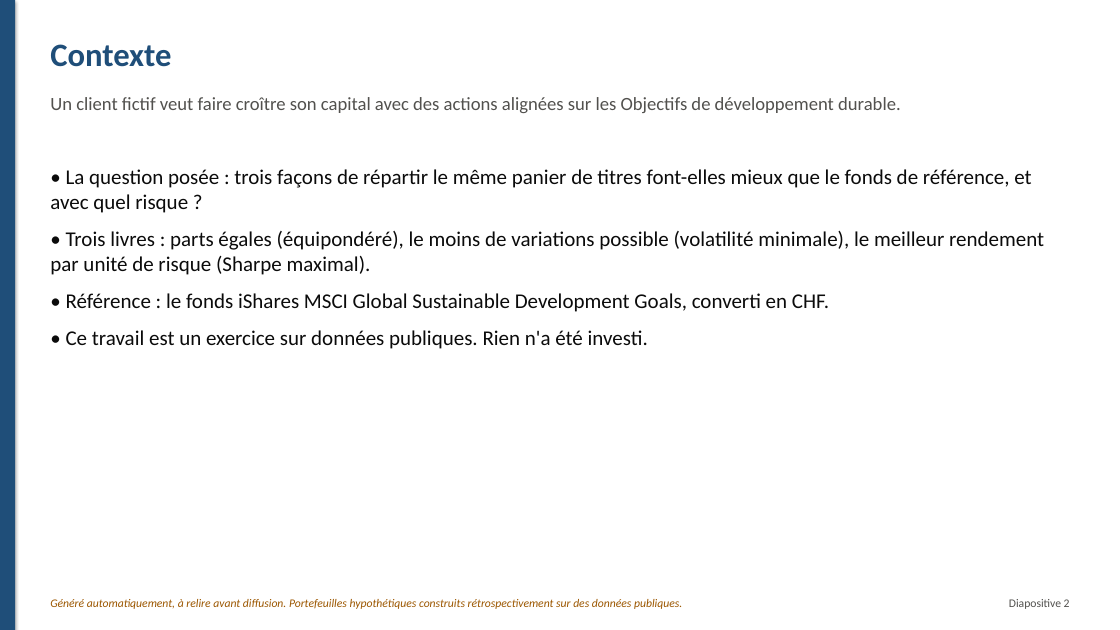
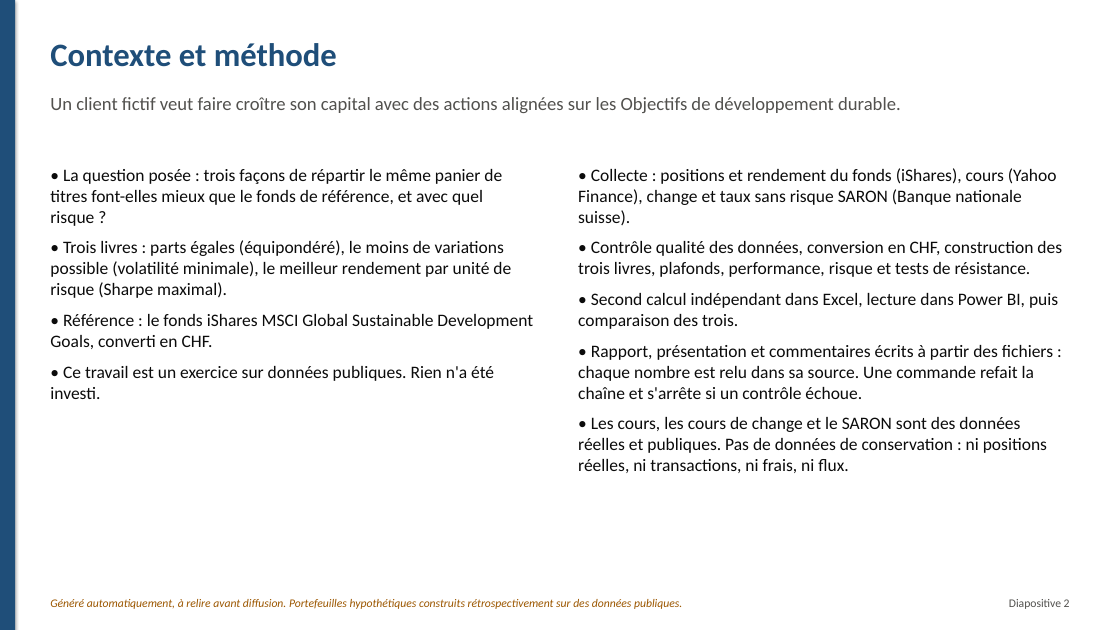
Before and after one commit to fatybarbosa/investment-analytics-platform, a slide deck: slide 2 of reports/management/presentation_management.pptx. Drawn at 1120x630 pixels with LibreOffice and Linux fonts; fonts in the diff are those of the drawing. Boxes give left, top, right and bottom in pixels: in the first picture for what was removed or moved away, otherwise in the second. Text is boxed around its words. In the diff, an @@ line names an element or a change of style, - is before the commit and + after.

```diff
--- a/reports/management/presentation_management.pptx
+++ b/reports/management/presentation_management.pptx
@@ text at (50,43,337,67): text changed @@
-Contexte
+Contexte et méthode
@@ text "• La question posée : ..." at (50,169,533,399): size 18 to 15 pt; less space between paragraphs @@
@@ text added at (578,168,1062,473), 15 pt, text #0B0B0B @@
+• Collecte : positions et rendement du fonds (iShares), cours (Yahoo Finance), change et taux sans risque SARON (Banque nationale suisse).
+• Contrôle qualité des données, conversion en CHF, construction des trois livres, plafonds, performance, risque et tests de résistance.
+• Second calcul indépendant dans Excel, lecture dans Power BI, puis comparaison des trois.
+• Rapport, présentation et commentaires écrits à partir des fichiers : chaque nombre est relu dans sa source. Une commande refait la chaîne et s'arrête si un contrôle échoue.
+• Les cours, les cours de change et le SARON sont des données réelles et publiques. Pas de données de conservation : ni positions réelles, ni transactions, ni frais, ni flux.
```
Also in this commit, not shown: 8 other slides changed, 2 slides added, 1 slide removed, 45 other files.
